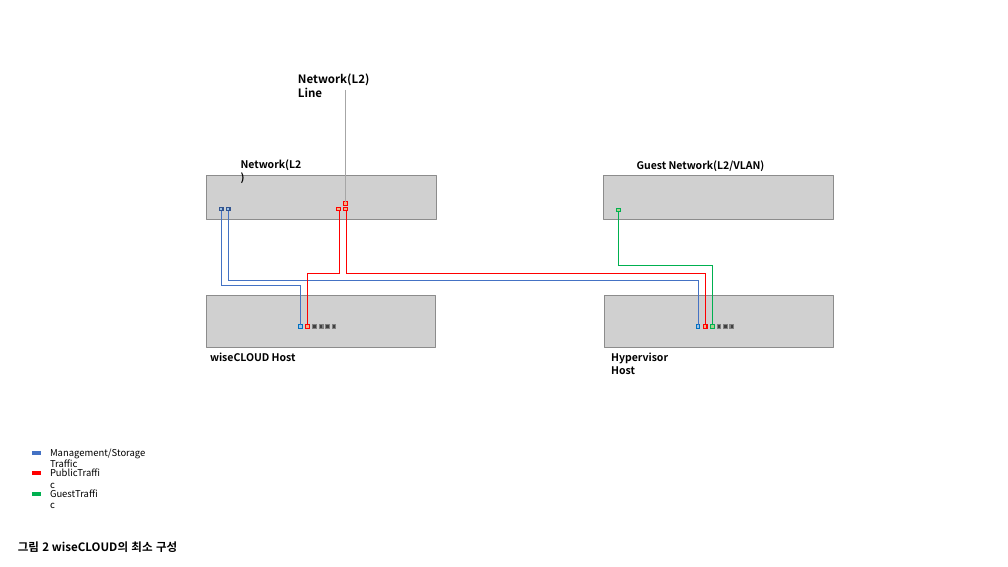
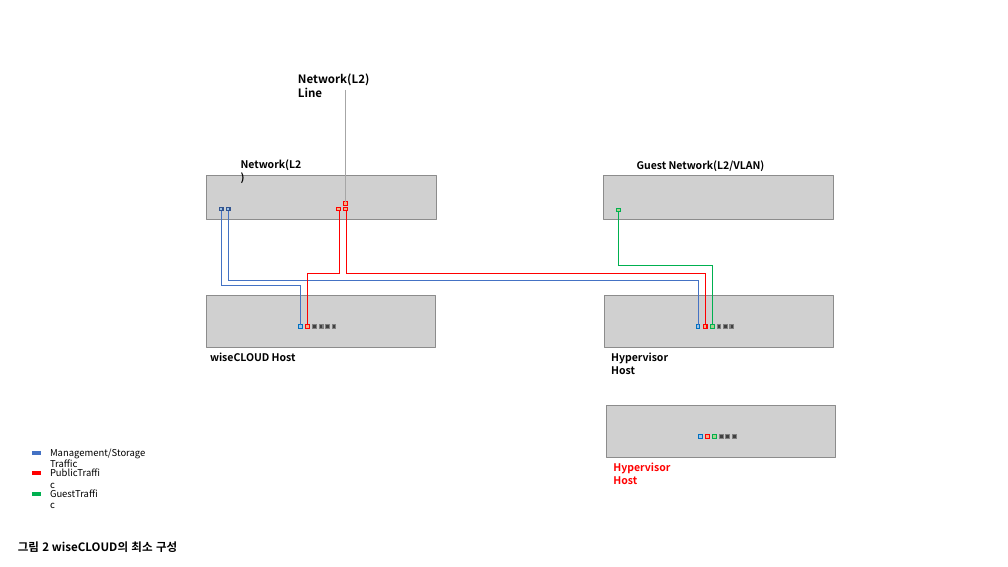
Before and after one commit to hanmi8/tech-naver-git, a slide deck: slide 2 of wiseCLOUD운영자 지침_이미지.pptx. Drawn at 1008x567 pixels with LibreOffice and Linux fonts; fonts in the diff are those of the drawing; grey boxes stand for pictures. Boxes give left, top, right and bottom in pixels: in the first picture for what was removed or moved away, otherwise in the second. Text is boxed around its words. In the diff, an @@ line names an element or a change of style, - is before the commit and + after.

```diff
--- a/wiseCLOUD운영자 지침_이미지.pptx
+++ b/wiseCLOUD운영자 지침_이미지.pptx
@@ group added at (x1=606, y1=405, x2=836, y2=484): 6 rectangles, 1 picture, 1 text @@
+Hypervisor Host
```
Also in this commit, not shown: 1 slide added, 1 other file.
